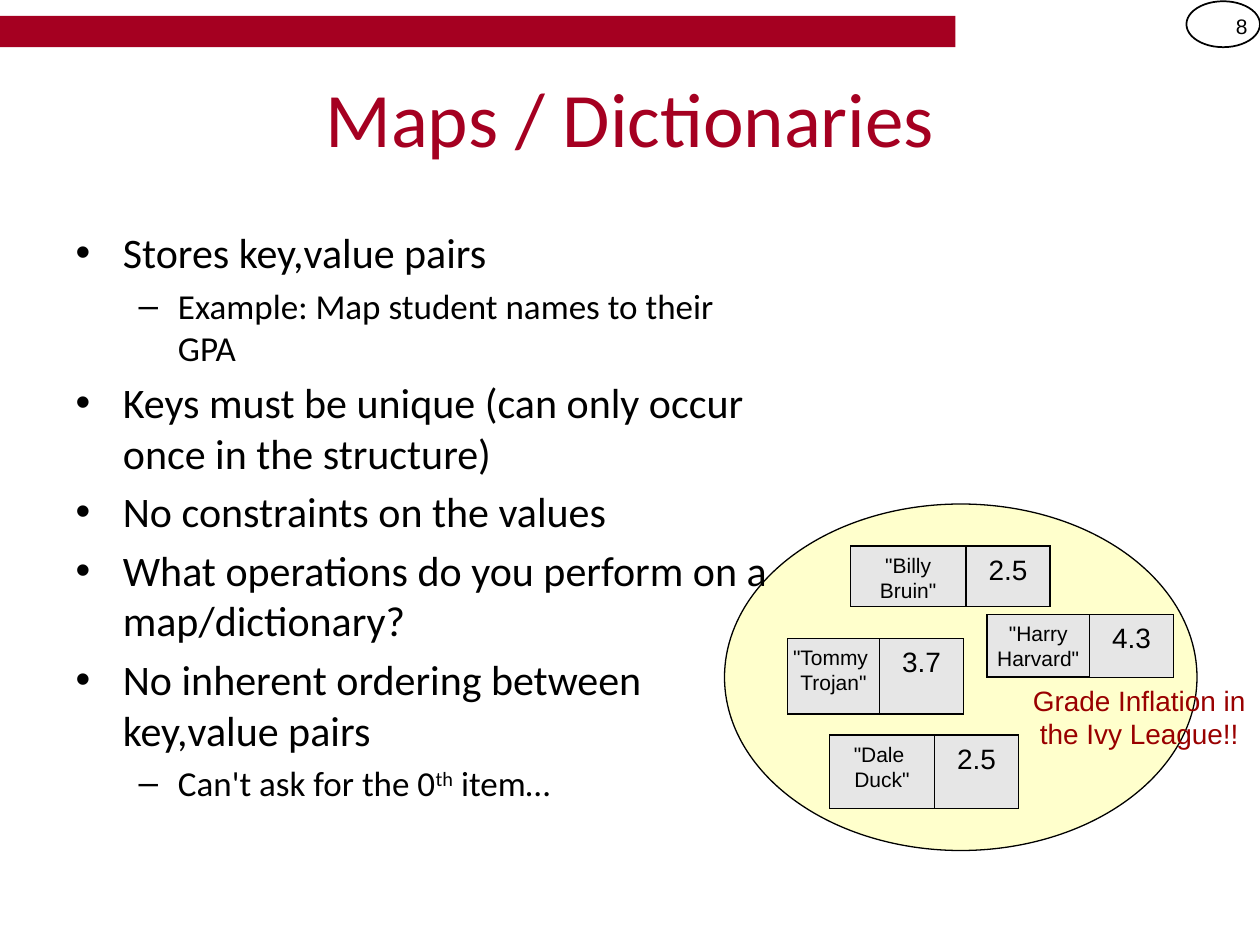
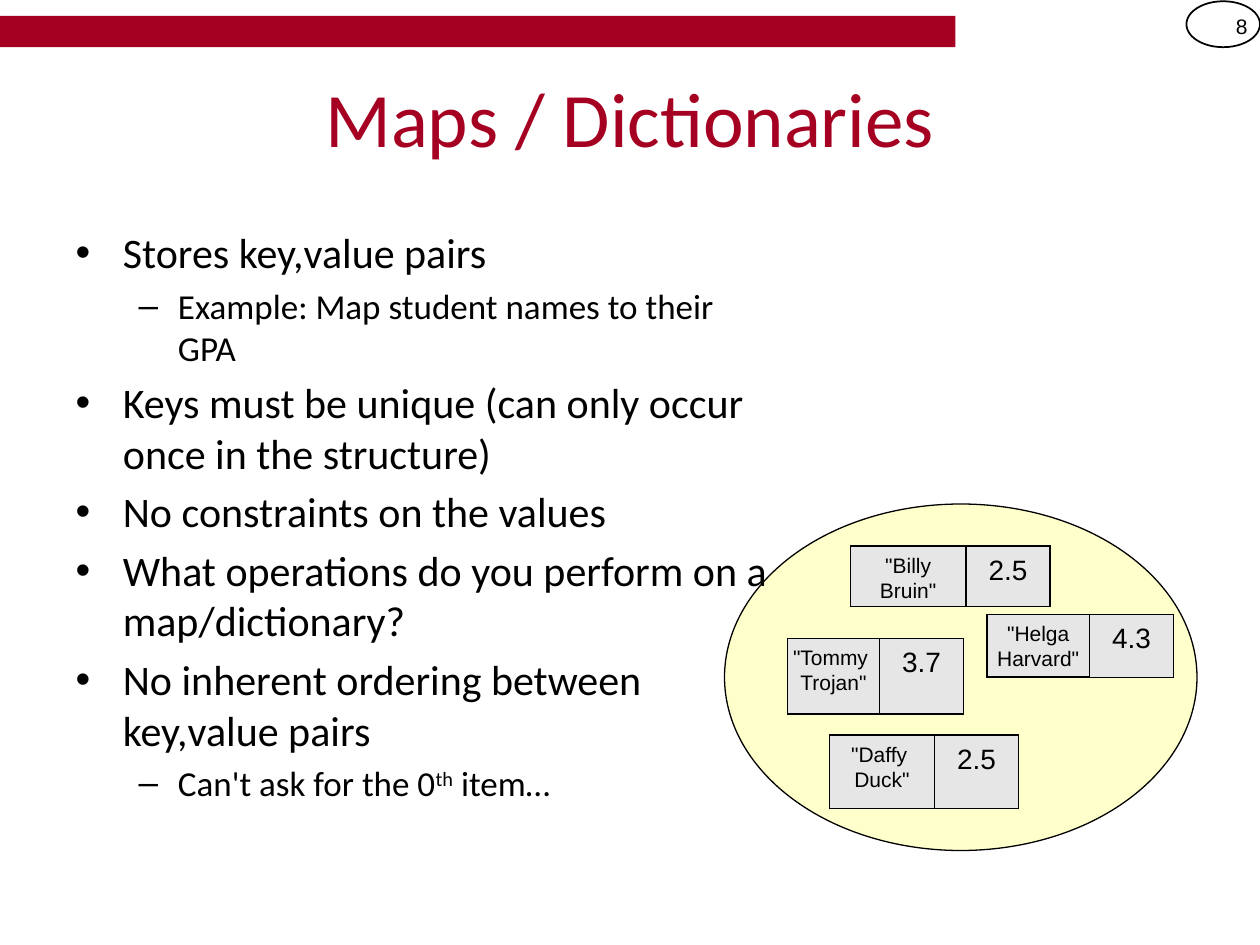
Before and after one commit to csci104/site, a slide deck: slide 8 of schedule/notes/8-ADTs.pptx. Drawn at 1260x945 pixels with LibreOffice and Linux fonts; fonts in the diff are those of the drawing; background and template pictures are left out. Boxes give left, top, right and bottom in pixels: in the first picture for what was removed or moved away, otherwise in the second. Text is boxed around its words. In the diff, an @@ line names an element or a change of style, - is before the commit and + after.

```diff
--- a/schedule/notes/8-ADTs.pptx
+++ b/schedule/notes/8-ADTs.pptx
@@ text in rectangle at bbox=[997, 625, 1079, 666]: text changed @@
-"Harry
-Harvard"
+"Helga
+Harvard"
@@ text removed at bbox=[1033, 689, 1246, 750] @@
-Grade Inflation in the Ivy League!!
@@ text in rectangle at bbox=[851, 747, 909, 788]: text changed @@
-"Dale
-Duck"
+"Daffy
+Duck"
```
Also in this commit, not shown: 3 other slides changed.
